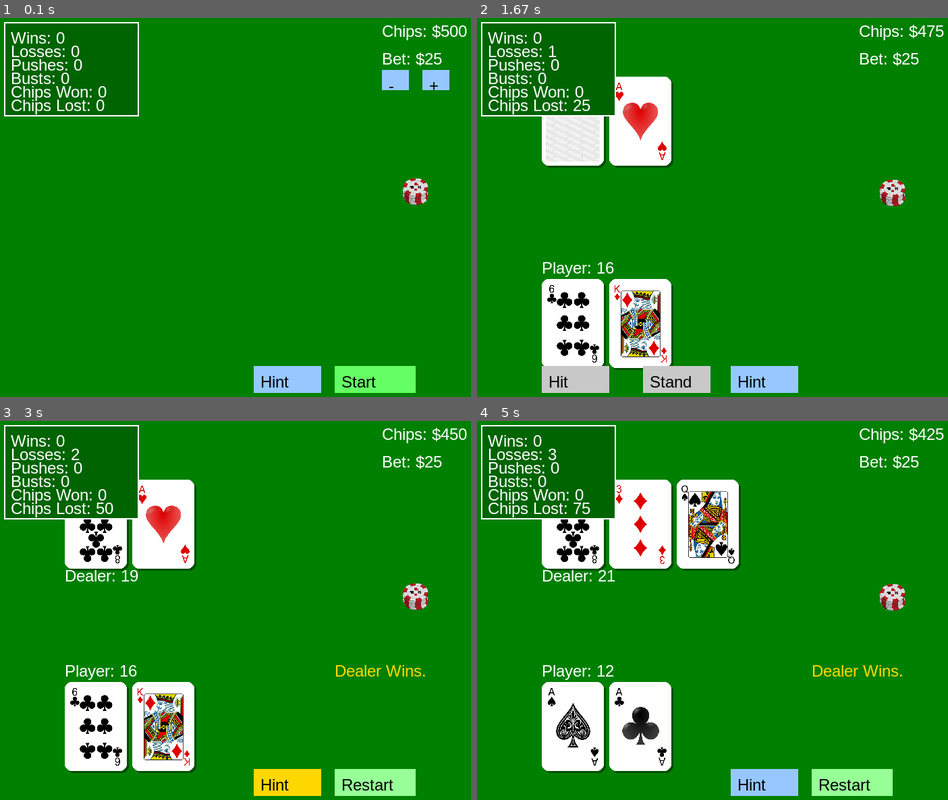
Above: before the commit, frames 1-4 (two rows, left to right).
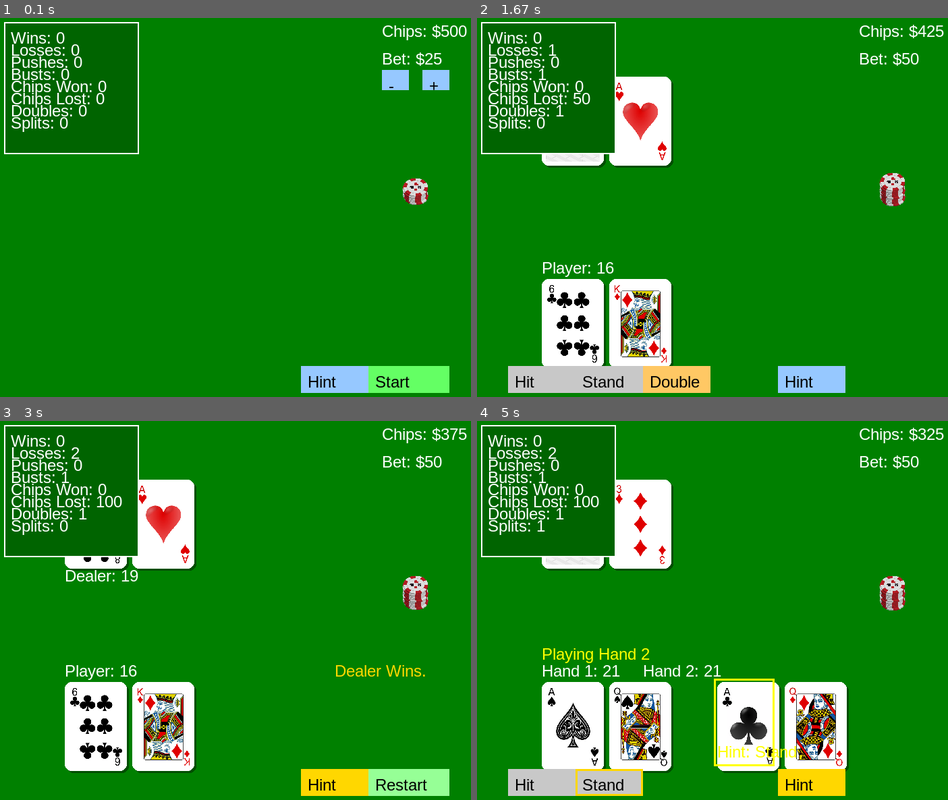
Above: after the commit, the same moments.

Repository: NathanGr33n/blackjack_pygame
Game: pygame game, started from main.py
Same seed, same stepped clock (60 frames per second), same inputs: the game is played once before the commit and once after it.
Inputs (mouse positions are in pixels of both pictures, inside the frame that each line leads up to):
- Up to frame 1 (0.1 s): no input
- Up to frame 2 (1.67 s): click "Start" at 0.38 s; click (674, 378) at 0.72 s, where only the run after the commit has a clickable "Double"; click "Restart" at 1.05 s; click "Restart" at 1.38 s
- Up to frame 3 (3 s): click "Hint" at 1.72 s; click "Stand" at 2.05 s; tap E at 2.33 s
- Up to frame 4 (5 s): click "Restart" at 3.72 s; click "Restart" at 4.05 s; click (745, 781) at 4.38 s, where only the run after the commit has a clickable "Split"; click "Stand" at 4.72 s

The runs differ from the first frame. In frame 1, 6.4% of the frame differs, in the area x 0-96%, y 6-99%; in frame 2, 8.1%; in frame 3, 6.8%; in frame 4, 21%, in the area x 0-96%, y 1-99%.

Commit message:
Implemented Double Down Feature

Diff:
--- a/basic_strategy.py
+++ b/basic_strategy.py
@@ -34,7 +34,7 @@
 def suggest_move(player_hand: list[Card], dealer_upcard: Card | None) -> str:
     """Return a basic strategy suggestion.
 
-    Only "Hit" and "Stand" recommendations are provided.
+    Returns "Hit", "Stand", "Double", or "Split" recommendations.
     """
     if not dealer_upcard:
         return "Stand"
@@ -42,6 +42,50 @@
     player_total = hand_value(player_hand)
     dealer_val = dealer_upcard.value()
 
+    # Check for pairs (split opportunity)
+    if len(player_hand) == 2 and player_hand[0].rank == player_hand[1].rank:
+        pair_rank = player_hand[0].rank
+
+        # Always split aces and 8s
+        if pair_rank in ["ace", "8"]:
+            return "Split"
+
+        # Never split 5s, 4s, or 10-value cards
+        if pair_rank in ["5", "4", "10", "jack", "queen", "king"]:
+            pass  # Continue to regular strategy
+
+        # Split 2s, 3s, 6s, 7s based on dealer upcard
+        elif pair_rank in ["2", "3"] and dealer_val in range(2, 8):
+            return "Split"
+        elif pair_rank == "6" and dealer_val in range(2, 7):
+            return "Split"
+        elif pair_rank == "7" and dealer_val in range(2, 8):
+            return "Split"
+        elif pair_rank == "9" and dealer_val in [2, 3, 4, 5, 6, 8, 9]:
+            return "Split"
+
+    # Check for double down opportunities (only on first two cards)
+    if len(player_hand) == 2:
+        if is_soft(player_hand):
+            # Soft doubling strategy
+            if player_total in [13, 14] and dealer_val in [5, 6]:
+                return "Double"
+            elif player_total in [15, 16] and dealer_val in [4, 5, 6]:
+                return "Double"
+            elif player_total == 17 and dealer_val in [3, 4, 5, 6]:
+                return "Double"
+            elif player_total == 18 and dealer_val in [2, 3, 4, 5, 6]:
+                return "Double"
+        else:
+            # Hard doubling strategy
+            if player_total == 9 and dealer_val in [3, 4, 5, 6]:
+                return "Double"
+            elif player_total == 10 and dealer_val in range(2, 10):
+                return "Double"
+            elif player_total == 11 and dealer_val in range(2, 11):
+                return "Double"
+
+    # Regular hit/stand strategy
     if is_soft(player_hand):
         if player_total >= 19:
             return "Stand"
--- a/layout.py
+++ b/layout.py
@@ -148,10 +148,12 @@
 
         # Calculate button positions as percentages of screen
         buttons = {
-            'hit': self.get_rect(0.125, 0.883, button_width, button_height),      # ~100, 530
-            'stand': self.get_rect(0.3125, 0.883, button_width, button_height),   # ~250, 530
-            'hint': self.get_rect(0.475, 0.883, button_width, button_height),     # ~380, 530
-            'restart': self.get_rect(0.625, 0.883, 120, button_height),           # ~500, 530
+            'hit': self.get_rect(0.0625, 0.883, button_width, button_height),      # ~50, 530
+            'stand': self.get_rect(0.1875, 0.883, button_width, button_height),    # ~150, 530
+            'double': self.get_rect(0.3125, 0.883, button_width, button_height),   # ~250, 530
+            'split': self.get_rect(0.4375, 0.883, button_width, button_height),    # ~350, 530
+            'hint': self.get_rect(0.5625, 0.883, button_width, button_height),     # ~450, 530
+            'restart': self.get_rect(0.6875, 0.883, 120, button_height),           # ~550, 530
             'bet_plus': self.get_rect(0.7875, 0.15, small_button_width, small_button_height),  # ~630, 90
             'bet_minus': self.get_rect(0.7125, 0.15, small_button_width, small_button_height), # ~570, 90
         }
@@ -174,6 +176,8 @@
         """Get card hand positions using responsive layout."""
         return {
             'player': self.get_position(0.125, 0.667),            # ~100, 400
+            'player_split_1': self.get_position(0.125, 0.667),    # ~100, 400 (left hand)
+            'player_split_2': self.get_position(0.45, 0.667),     # ~360, 400 (right hand)
             'dealer': self.get_position(0.125, 0.167),            # ~100, 100
         }
 
--- a/main.py
+++ b/main.py
@@ -58,6 +58,8 @@
             "busts": 0,
             "chips_won": 0,
             "chips_lost": 0,
+            "double_downs": 0,
+            "splits": 0,
         }
 
         # --------- Game State Flags ---------
@@ -65,6 +67,14 @@
         self.player_turn = False       # Whether it's the player's turn
         self.winner = ""               # Result message (if any)
         self.round_started = False     # Whether a round is currently in play
+
+        # --------- Double Down & Split State ---------
+        self.double_down_used = False  # Whether double down has been used this round
+        self.is_split = False          # Whether player has split their hand
+        self.split_hands = []          # List of split hands when split is active
+        self.split_bets = []           # Bets for each split hand
+        self.active_split_hand = 0     # Which split hand is currently active
+        self.split_hands_complete = [] # Track which split hands are finished
 
         # Deck and hands will be created when a round starts
         self.deck: Deck | None = None
@@ -99,6 +109,8 @@
         buttons = self.layout.get_button_layout()
         self.hit_button = buttons['hit']
         self.stand_button = buttons['stand']
+        self.double_button = buttons['double']
+        self.split_button = buttons['split']
         self.hint_button = buttons['hint']
         self.restart_button = buttons['restart']
         self.bet_plus_button = buttons['bet_plus']
@@ -194,6 +206,172 @@
             aces -= 1
         return value
 
+    # --------- Check Double Down Availability ---------
+    def can_double_down(self) -> bool:
+        """Check if double down is available."""
+        return (
+            not self.double_down_used and  # Haven't already doubled down
+            len(self.player_hand) == 2 and  # First two cards only
+            self.player_chips >= self.player_bet and  # Can afford to double bet
+            not self.is_split  # No double down after split (house rule)
+        )
+
+    # --------- Check Split Availability ---------
+    def can_split(self) -> bool:
+        """Check if split is available."""
+        return (
+            not self.is_split and  # Haven't already split
+            len(self.player_hand) == 2 and  # First two cards only
+            self.player_hand[0].rank == self.player_hand[1].rank and  # Must be a pair
+            self.player_chips >= self.player_bet  # Can afford second bet
+        )
+
+    # --------- Execute Double Down ---------
+    def double_down(self) -> None:
+        """Execute double down: double bet, deal one card, end turn."""
+        if not self.can_double_down():
+            return
+
+        # Double the bet
+        self.player_chips -= self.player_bet
+        self.player_bet *= 2
+        self.double_down_used = True
+        self.stats["double_downs"] += 1
+
+        # Deal exactly one more card
+        self.player_hand.append(self.deck.deal())
+
+        # Check for bust
+        if self.calculate_hand_value(self.player_hand) > 21:
+            self.winner = "Bust! Dealer Wins."
+            self.player_chips -= self.player_bet  # Player already lost the doubled bet
+            self.stats["busts"] += 1
+            self.stats["losses"] += 1
+            self.stats["chips_lost"] += self.player_bet
+            self.game_over = True
+            self.player_turn = False
+        else:
+            # End player's turn (no more actions allowed after double down)
+            self.player_turn = False
+
+            # Play dealer's hand
+            while self.calculate_hand_value(self.dealer_hand) < 17:
+                self.dealer_hand.append(self.deck.deal())
+
+            # Determine winner
+            player_value = self.calculate_hand_value(self.player_hand)
+            dealer_value = self.calculate_hand_value(self.dealer_hand)
+
+            if dealer_value > 21 or player_value > dealer_value:
+                self.winner = "Player Wins!"
+                self.player_chips += self.player_bet
+                self.stats["wins"] += 1
+                self.stats["chips_won"] += self.player_bet
+            elif player_value == dealer_value:
+                self.winner = "Push! It's a tie."
+                self.stats["pushes"] += 1
+            else:
+                self.winner = "Dealer Wins."
+                # Player already lost the doubled bet above
+                self.stats["losses"] += 1
+                self.stats["chips_lost"] += self.player_bet
+
+            self.game_over = True
+
+    # --------- Execute Split ---------
+    def split_hand(self) -> None:
+        """Execute split: create two hands from pair, deal new cards."""
+        if not self.can_split():
+            return
+
+        # Deduct bet for second hand
+        self.player_chips -= self.player_bet
+        self.is_split = True
+        self.stats["splits"] += 1
+
+        # Create two hands from the pair
+        card1, card2 = self.player_hand[0], self.player_hand[1]
+        self.split_hands = [[card1], [card2]]
+        self.split_bets = [self.player_bet, self.player_bet]
+        self.split_hands_complete = [False, False]
+        self.active_split_hand = 0
+
+        # Deal second card to each hand
+        self.split_hands[0].append(self.deck.deal())
+        self.split_hands[1].append(self.deck.deal())
+
+        # Set current hand to first split hand
+        self.player_hand = self.split_hands[0]
+        self.player_bet = self.split_bets[0]
+
+    # --------- Handle Split Hand Completion ---------
+    def complete_split_hand(self) -> None:
+        """Complete current split hand and move to next or finish round."""
+        if not self.is_split:
+            return
+
+        # Mark current hand as complete
+        self.split_hands_complete[self.active_split_hand] = True
+
+        # Check if this hand busted
+        if self.calculate_hand_value(self.split_hands[self.active_split_hand]) > 21:
+            self.stats["busts"] += 1
+            self.stats["losses"] += 1
+            self.stats["chips_lost"] += self.split_bets[self.active_split_hand]
+
+        # Move to next hand if available
+        if self.active_split_hand == 0:
+            self.active_split_hand = 1
+            self.player_hand = self.split_hands[1]
+            self.player_bet = self.split_bets[1]
+        else:
+            # Both hands complete - play dealer and determine winners
+            self.player_turn = False
+            while self.calculate_hand_value(self.dealer_hand) < 17:
+                self.dealer_hand.append(self.deck.deal())
+
+            self._resolve_split_hands()
+            self.game_over = True
+
+    # --------- Resolve Split Hand Results ---------
+    def _resolve_split_hands(self) -> None:
+        """Determine winners for each split hand."""
+        dealer_value = self.calculate_hand_value(self.dealer_hand)
+        results = []
+
+        for i, hand in enumerate(self.split_hands):
+            hand_value = self.calculate_hand_value(hand)
+            bet_amount = self.split_bets[i]
+
+            if hand_value > 21:
+                # Already handled in complete_split_hand
+                results.append("Bust")
+            elif dealer_value > 21 or hand_value > dealer_value:
+                results.append("Win")
+                self.player_chips += bet_amount
+                self.stats["wins"] += 1
+                self.stats["chips_won"] += bet_amount
+            elif hand_value == dealer_value:
+                results.append("Push")
+                self.stats["pushes"] += 1
+            else:
+                results.append("Loss")
+                self.stats["losses"] += 1
+                self.stats["chips_lost"] += bet_amount
+
+        # Set winner message
+        if results[0] == results[1]:
+            if results[0] == "Win":
+                self.winner = "Both hands win!"
+            elif results[0] == "Loss":
+                self.winner = "Both hands lose."
+            elif results[0] == "Push":
+                self.winner = "Both hands push."
+            else:  # Both bust
+                self.winner = "Both hands bust!"
+        else:
+            self.winner = f"Hand 1: {results[0]}, Hand 2: {results[1]}"
+
     # --------- Display Text ---------
     def draw_text(self, text, x, y, color=(255, 255, 255)):
         surface = self.font.render(text, True, color)
@@ -221,13 +399,15 @@
     def draw_responsive_stats_panel(self, x, y):
         """Draw statistics panel with responsive sizing."""
         panel_size = self.layout.get_stats_panel_size()
-        panel = pygame.Rect(x, y, panel_size[0], panel_size[1])
+        panel_width = panel_size[0]
+        panel_height = int(panel_size[1] * 1.4)  # Make panel taller for new stats
+        panel = pygame.Rect(x, y, panel_width, panel_height)
         pygame.draw.rect(self.screen, (0, 100, 0), panel)
         pygame.draw.rect(self.screen, (255, 255, 255), panel, 2)
 
         # Scale text spacing based on layout
         padding = int(10 * self.layout.dimensions.scale_factor)
-        line_height = int(20 * self.layout.dimensions.scale_factor)
+        line_height = int(18 * self.layout.dimensions.scale_factor)  # Slightly smaller for more lines
 
         self.draw_text(f"Wins: {self.stats['wins']}", x + padding, y + padding)
         self.draw_text(f"Losses: {self.stats['losses']}", x + padding, y + padding + line_height)
@@ -235,6 +415,8 @@
         self.draw_text(f"Busts: {self.stats['busts']}", x + padding, y + padding + line_height * 3)
         self.draw_text(f"Chips Won: {self.stats['chips_won']}", x + padding, y + padding + line_height * 4)
         self.draw_text(f"Chips Lost: {self.stats['chips_lost']}", x + padding, y + padding + line_height * 5)
+        self.draw_text(f"Doubles: {self.stats['double_downs']}", x + padding, y + padding + line_height * 6)
+        self.draw_text(f"Splits: {self.stats['splits']}", x + padding, y + padding + line_height * 7)
 
     # --------- Export Statistics ---------
     def export_stats(self):
@@ -254,6 +436,14 @@
         self.game_over = False
         self.winner = ""
         self.round_started = True  # Round has officially started
+
+        # Reset Double Down and Split state
+        self.double_down_used = False
+        self.is_split = False
+        self.split_hands = []
+        self.split_bets = []
+        self.active_split_hand = 0
+        self.split_hands_complete = []
 
     # --------- Handle a Single Event ---------
     def handle_event(self, event) -> None:
@@ -281,34 +471,48 @@
             elif self.round_started and not self.game_over:
                 if self.hit_button.collidepoint(event.pos):
                     self.player_hand.append(self.deck.deal())
+                    if self.is_split:
+                        # Update the active split hand
+                        self.split_hands[self.active_split_hand] = self.player_hand
+
                     if self.calculate_hand_value(self.player_hand) > 21:
-                        self.winner = "Bust! Dealer Wins."
-                        self.player_chips -= self.player_bet
-                        self.stats["busts"] += 1
-                        self.stats["losses"] += 1
-                        self.stats["chips_lost"] += self.player_bet
+                        if self.is_split:
+                            self.complete_split_hand()
+                        else:
+                            self.winner = "Bust! Dealer Wins."
+                            self.player_chips -= self.player_bet
+                            self.stats["busts"] += 1
+                            self.stats["losses"] += 1
+                            self.stats["chips_lost"] += self.player_bet
+                            self.game_over = True
+                            self.player_turn = False
+                elif self.stand_button.collidepoint(event.pos):
+                    if self.is_split:
+                        self.complete_split_hand()
+                    else:
+                        self.player_turn = False
+                        while self.calculate_hand_value(self.dealer_hand) < 17:
+                            self.dealer_hand.append(self.deck.deal())
+                        player_value = self.calculate_hand_value(self.player_hand)
+                        dealer_value = self.calculate_hand_value(self.dealer_hand)
+                        if dealer_value > 21 or player_value > dealer_value:
+                            self.winner = "Player Wins!"
+                            self.player_chips += self.player_bet
+                            self.stats["wins"] += 1
+                            self.stats["chips_won"] += self.player_bet
+                        elif player_value == dealer_value:
+                            self.winner = "Push! It's a tie."
+                            self.stats["pushes"] += 1
+                        else:
+                            self.winner = "Dealer Wins."
+                            self.player_chips -= self.player_bet
+                            self.stats["losses"] += 1
+                            self.stats["chips_lost"] += self.player_bet
                         self.game_over = True
-                        self.player_turn = False
-                elif self.stand_button.collidepoint(event.pos):
-                    self.player_turn = False
-                    while self.calculate_hand_value(self.dealer_hand) < 17:
-                        self.dealer_hand.append(self.deck.deal())
-                    player_value = self.calculate_hand_value(self.player_hand)
-                    dealer_value = self.calculate_hand_value(self.dealer_hand)
-                    if dealer_value > 21 or player_value > dealer_value:
-                        self.winner = "Player Wins!"
-                        self.player_chips += self.player_bet
-                        self.stats["wins"] += 1
-                        self.stats["chips_won"] += self.player_bet
-                    elif player_value == dealer_value:
-                        self.winner = "Push! It's a tie."
-                        self.stats["pushes"] += 1
-                    else:
-                        self.winner = "Dealer Wins."
-                        self.player_chips -= self.player_bet
-                        self.stats["losses"] += 1
-                        self.stats["chips_lost"] += self.player_bet
-                    self.game_over = True
+                elif self.double_button.collidepoint(event.pos) and self.can_double_down():
+                    self.double_down()
+                elif self.split_button.collidepoint(event.pos) and self.can_split():
+                    self.split_hand()
             elif self.game_over and self.restart_button.collidepoint(event.pos):
                 if self.player_chips >= 25:
                     self.round_started = False
@@ -326,20 +530,52 @@
 
         # Draw card hands using responsive positioning
         if self.round_started:
-            self.draw_responsive_hand(self.player_hand, 'player', hide_first=False)
+            if self.is_split:
+                # Draw both split hands
+                self.draw_responsive_hand(self.split_hands[0], 'player_split_1', hide_first=False)
+                self.draw_responsive_hand(self.split_hands[1], 'player_split_2', hide_first=False)
+
+                # Highlight active hand with border
+                if not self.game_over:
+                    hand_positions = self.layout.get_hand_positions()
+                    if self.active_split_hand == 0:
+                        pos = hand_positions['player_split_1']
+                    else:
+                        pos = hand_positions['player_split_2']
+
+                    # Draw active hand indicator
+                    card_size = self.layout.get_card_size()
+                    border_rect = pygame.Rect(pos[0] - 5, pos[1] - 5, card_size[0] + 10, card_size[1] + 10)
+                    pygame.draw.rect(self.screen, (255, 255, 0), border_rect, 3)
+            else:
+                self.draw_responsive_hand(self.player_hand, 'player', hide_first=False)
+
             self.draw_responsive_hand(self.dealer_hand, 'dealer', hide_first=(self.player_turn and not self.game_over))
 
         # Draw hand values using responsive positioning
         if self.round_started:
-            player_value = self.calculate_hand_value(self.player_hand)
-            dealer_value = self.calculate_hand_value(self.dealer_hand if not self.player_turn else self.dealer_hand[1:])
-
-            player_pos = text_positions['player_score']
-            self.draw_text(f"Player: {player_value}", player_pos[0], player_pos[1])
+            if self.is_split:
+                # Draw values for both split hands
+                hand1_value = self.calculate_hand_value(self.split_hands[0])
+                hand2_value = self.calculate_hand_value(self.split_hands[1])
+
+                player_pos = text_positions['player_score']
+                self.draw_text(f"Hand 1: {hand1_value}", player_pos[0], player_pos[1])
+                self.draw_text(f"Hand 2: {hand2_value}", player_pos[0] + 150, player_pos[1])
+
+                if not self.game_over:
+                    # Show which hand is active
+                    active_text = f"Playing Hand {self.active_split_hand + 1}"
+                    self.draw_text(active_text, player_pos[0], player_pos[1] - 25, (255, 255, 0))
+            else:
+                player_value = self.calculate_hand_value(self.player_hand)
+                player_pos = text_positions['player_score']
+                self.draw_text(f"Player: {player_value}", player_pos[0], player_pos[1])
 
             if not self.player_turn or self.game_over:
+                dealer_value = self.calculate_hand_value(self.dealer_hand)
                 dealer_pos = text_positions['dealer_score']
-                self.draw_text(f"Dealer: {self.calculate_hand_value(self.dealer_hand)}", dealer_pos[0], dealer_pos[1])
+                self.draw_text(f"Dealer: {dealer_value}", dealer_pos[0], dealer_pos[1])
 
         # Draw chips and bet info using responsive positioning
         chips_pos = text_positions['chips']
@@ -371,6 +607,16 @@
             stand_outline = suggestion == "Stand"
             self.draw_button("Hit", self.hit_button, (200, 200, 200), outline=hit_outline)
             self.draw_button("Stand", self.stand_button, (200, 200, 200), outline=stand_outline)
+
+            # Draw Double Down button if available
+            if self.can_double_down():
+                double_outline = suggestion == "Double"
+                self.draw_button("Double", self.double_button, (255, 200, 100), outline=double_outline)
+
+            # Draw Split button if available
+            if self.can_split():
+                split_outline = suggestion == "Split"
+                self.draw_button("Split", self.split_button, (100, 255, 200), outline=split_outline)
 
             # Draw hint text using responsive positioning
             if suggestion:
Not shown, changed: README.md
